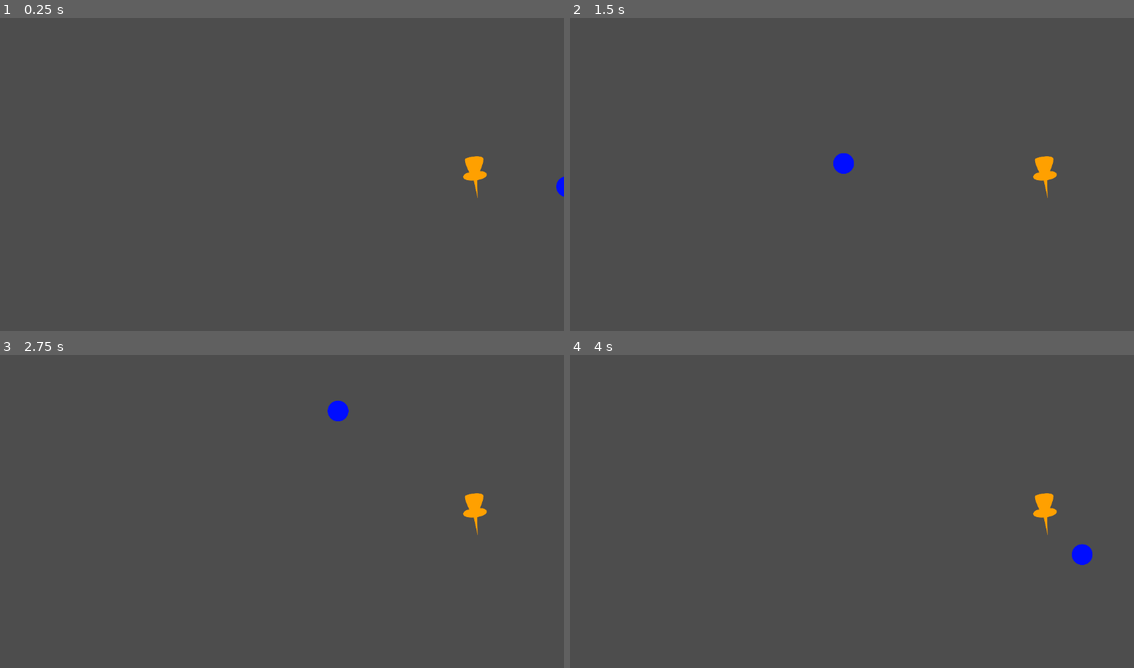
Above: before the commit, frames 1-4 (two rows, left to right).
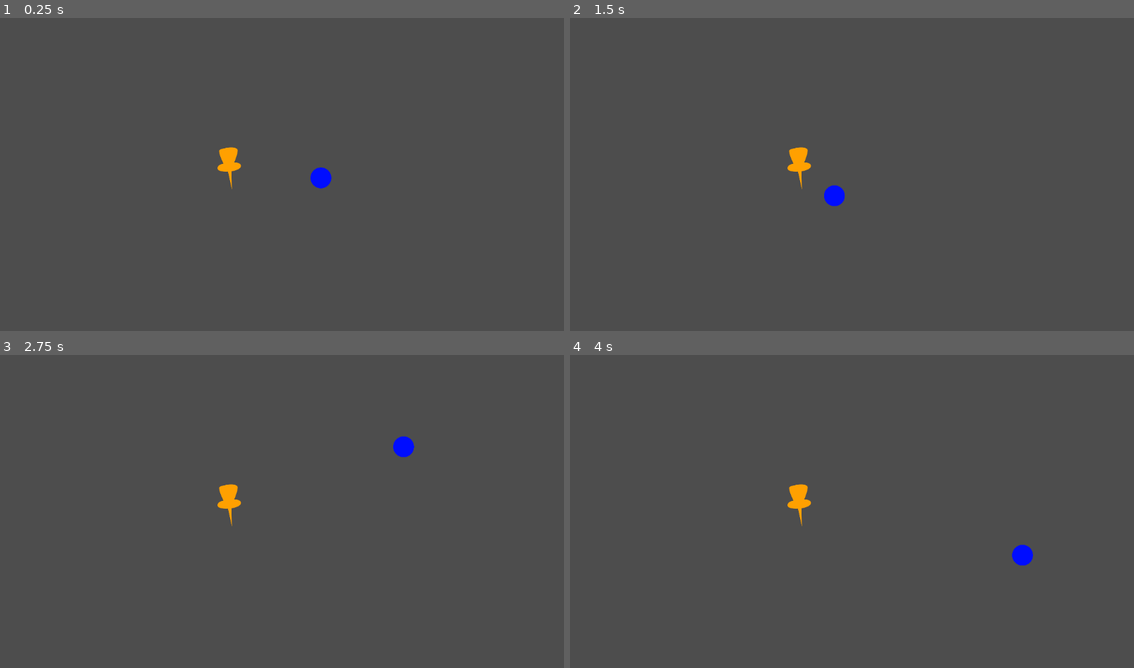
Above: after the commit, the same moments.

Repository: pierogigon/SimpleStretchyLimits
Game: Godot game, scene res://node_2d.tscn
The game is run twice, just before and just after one commit, with the same random seed, the same clock (stepped at 60 frames per second) and the same inputs. The project has no main scene, so this scene is started directly.
Inputs (mouse positions are in pixels of both pictures, inside the frame that each line leads up to):
- Up to frame 1 (0.25 s): no input
- Up to frame 2 (1.5 s): move the mouse to (976, 155) at 0.52 s; click (976, 155) at 0.6 s; move the mouse to (739, 187) at 1.27 s; click (739, 187) at 1.35 s
- Up to frame 3 (2.75 s): move the mouse to (338, 439) at 2.02 s; click (338, 439) at 2.1 s
- Up to frame 4 (4 s): move the mouse to (823, 574) at 2.77 s; click (823, 574) at 2.85 s; move the mouse to (1021, 558) at 3.52 s; click (1021, 558) at 3.6 s

The runs differ from the first frame. In frame 1, 0.8% of the frame differs, in the area x 38-100%, y 41-58%; in frame 2, 0.9%; in frame 3, 0.9%, in the area x 38-87%, y 14-58%; in frame 4, 0.9%.

Commit message:
final cleanup

Diff:
--- a/godot project/AttachedObject.gd
+++ b/godot project/AttachedObject.gd
@@ -1,17 +1,21 @@
 extends RigidBody2D
 
+#adjustabe constants
 const SHOT_POWER: float = 5.0
 const FORCE_POWER: float = 20.0
 const DAMP_POWER: float = 0.16
-
 const FREE_MOVING_DISTANCE: float = 300.0
 
+#gets the vector between the mouse and the attached object.
 func get_shot_vector():
 	return get_viewport().get_mouse_position() - global_position
 
+#gets the vector between the attachment point and the attached object.
 func get_point_vector():
 	return %AttachmentPoint.global_position - global_position
 
+#replaces its value with Vector2(0,0) if the attached object is inside the boundary.
+#replaces its value with a vector that points towards the attachment point and strengthens with extra attached object distance outside the boundary.
 func get_rebound_force():
 	if get_point_vector().length() < FREE_MOVING_DISTANCE:
 		return Vector2.ZERO
@@ -23,6 +27,8 @@
 		return force_magnitude * force_direction
 
 
+#replaces its value with 0.0 if the attached object is inside the boundary
+#replaces its value with a number that increases with extra attached object distance outside the boundary.
 func get_damp_value():
 	if get_point_vector().length() < FREE_MOVING_DISTANCE:
 		return 0.0
@@ -31,17 +37,24 @@
 		damp_value = DAMP_POWER * (get_point_vector().length() - FREE_MOVING_DISTANCE)
 		return damp_value
 
+#gets the velocity relative to the vector pointing from the attached object to the attachment point.
 func get_velocity_relative_to_point():
 	return linear_velocity.dot(get_point_vector())
 
 # Called every frame. 'delta' is the elapsed time since the previous frame.
 func _process(delta):
+	#if     you just pressed       (left mouse button)
 	if Input.is_action_just_pressed("Left Click"):
+		#set linear velocity towards the mouse at a speed of SHOT_POWER
 		linear_velocity = SHOT_POWER * get_shot_vector()
 
+	#sets the constant constant force continuously
 	constant_force = get_rebound_force()
 
+	#if the object is moving towards the attachment point:
 	if get_velocity_relative_to_point() > 0:
+		#set the linear damp to 0
 		linear_damp = 0.0
-	else:
+	else: #if the objecct is moving away from the attachment point:
 		linear_damp = get_damp_value()
+		#set the linear damp continuously
--- a/godot project/node_2d.tscn
+++ b/godot project/node_2d.tscn
@@ -4,24 +4,25 @@
 [ext_resource type="Script" path="res://AttachedObject.gd" id="2_6l1we"]
 [ext_resource type="Texture2D" uid="uid://bggmbtri3yrrb" path="res://attached object.png" id="3_yr36o"]
 
-[sub_resource type="CircleShape2D" id="CircleShape2D_3ykqr"]
-radius = 21.0
+[sub_resource type="CircleShape2D" id="CircleShape2D_furh5"]
+radius = 20.0
 
 [node name="Node2D" type="Node2D"]
 
 [node name="AttachmentPoint" type="Sprite2D" parent="."]
 unique_name_in_owner = true
-position = Vector2(970.446, 333.446)
+position = Vector2(468.446, 315.446)
 scale = Vector2(0.336308, 0.336308)
 texture = ExtResource("1_jle7v")
 
 [node name="AttachedObject" type="RigidBody2D" parent="."]
-position = Vector2(1157.45, 325.446)
+position = Vector2(655.45, 307.446)
 script = ExtResource("2_6l1we")
-
-[node name="CollisionShape2D" type="CollisionShape2D" parent="AttachedObject"]
-shape = SubResource("CircleShape2D_3ykqr")
 
 [node name="Sprite2D" type="Sprite2D" parent="AttachedObject"]
 scale = Vector2(0.21, 0.21)
 texture = ExtResource("3_yr36o")
+
+[node name="CollisionShape2D" type="CollisionShape2D" parent="AttachedObject"]
+position = Vector2(0.550049, -1.44601)
+shape = SubResource("CircleShape2D_furh5")
